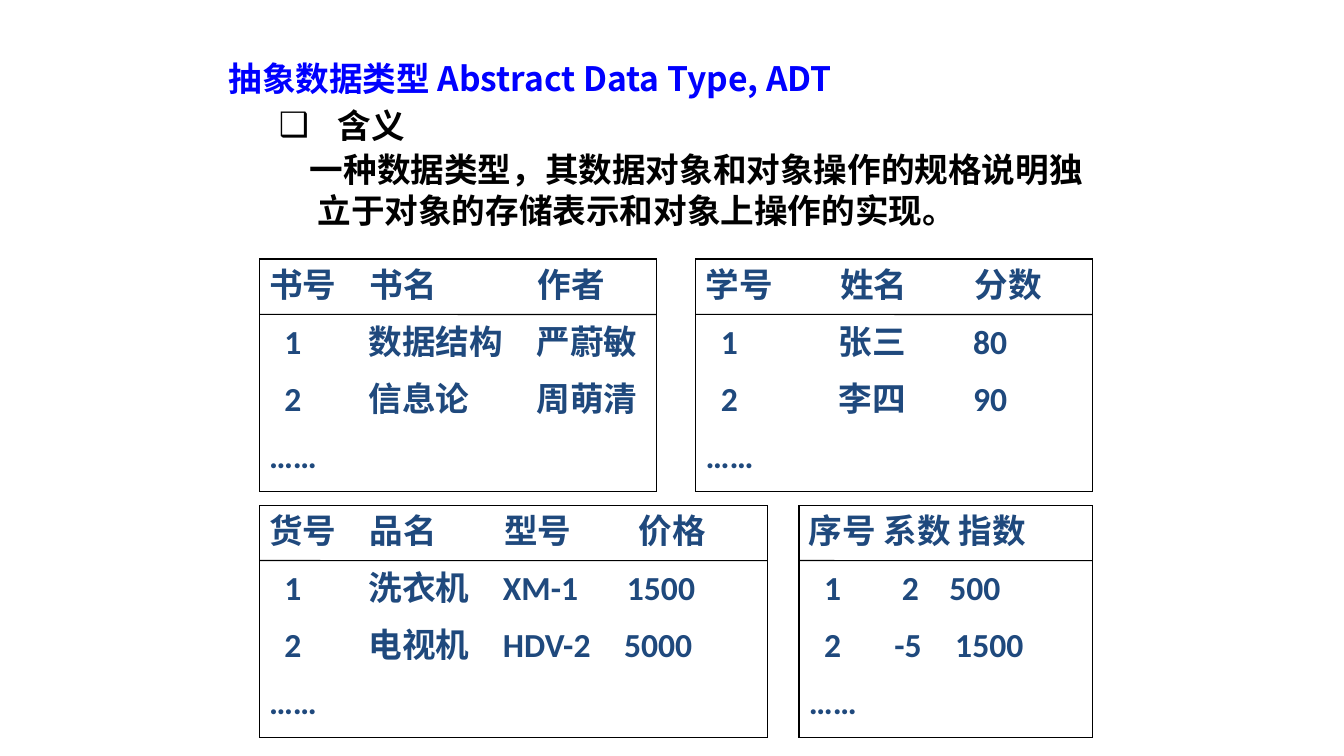
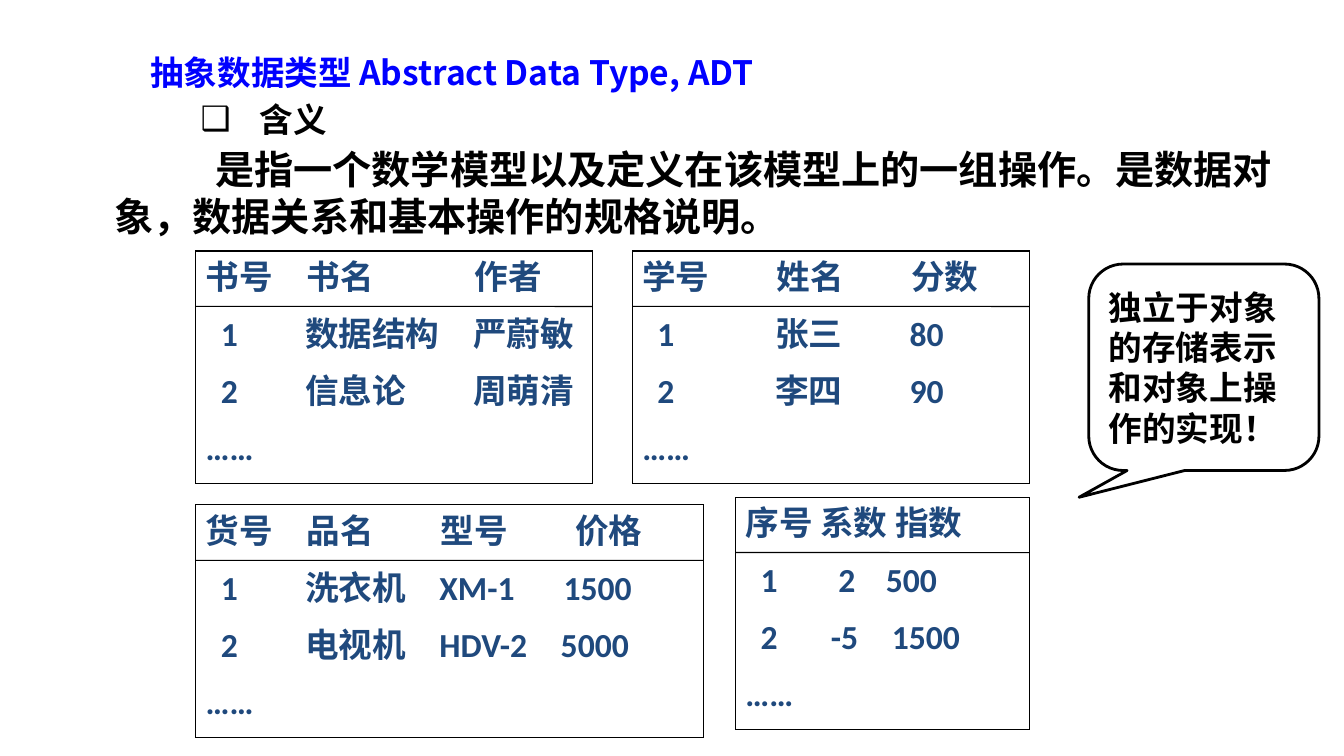
Before and after one commit to Gempittance/Data_Structur_Build, a slide deck: slide 21 of 数据结构PPT/ds1.pptx. Drawn at 1344x756 pixels with LibreOffice and Linux fonts; fonts in the diff are those of the drawing. Boxes give left, top, right and bottom in pixels: in the first picture for what was removed or moved away, otherwise in the second. Text is boxed around its words. In the diff, an @@ line names an element or a change of style, - is before the commit and + after.

```diff
--- a/数据结构PPT/ds1.pptx
+++ b/数据结构PPT/ds1.pptx
@@ text "抽象数据类型 Abstract Data Type, ADT": place and size @@
-text "抽象数据类型 Abstract Data Type, ADT" at (228,62,832,141)
+text "抽象数据类型 Abstract Data Type, ADT" at (150,56,754,135)
@@ text at (114,150,1272,236): text changed; size 24 to 28 pt @@
-一种数据类型，其数据对象和对象操作的规格说明独
-立于对象的存储表示和对象上操作的实现。
+是指一个数学模型以及定义在该模型上的一组操作。是数据对象，数据关系和基本操作的规格说明。
@@ rounded speech box added at (1089,264,1319,471), outline #000000 2 pt, 24 pt, text #000000, bold @@
+独立于对象的存储表示和对象上操作的实现！
@@ 3 rectangles, 3 lines: place and size @@
-3 rectangles, 3 lines at (259,259,1093,738)
+3 rectangles, 3 lines at (196,251,1029,730)
@@ rectangle "货号 品名 型号 价格": place and size @@
-rectangle "货号 品名 型号 价格" at (259,505,767,738)
+rectangle "货号 品名 型号 价格" at (196,505,704,738)
@@ line moved from (259, 561) - (767, 561) to (196, 561) - (704, 561) @@
```
Also in this commit, not shown: 9 other slides changed, 1 slide added.
